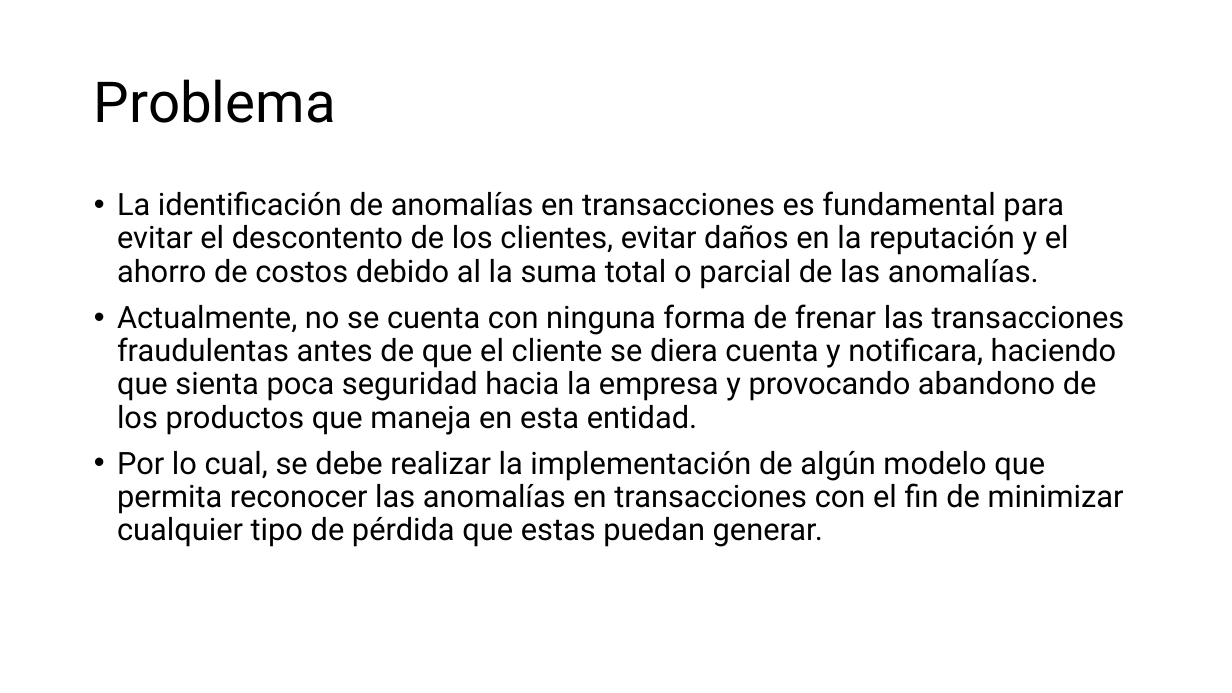
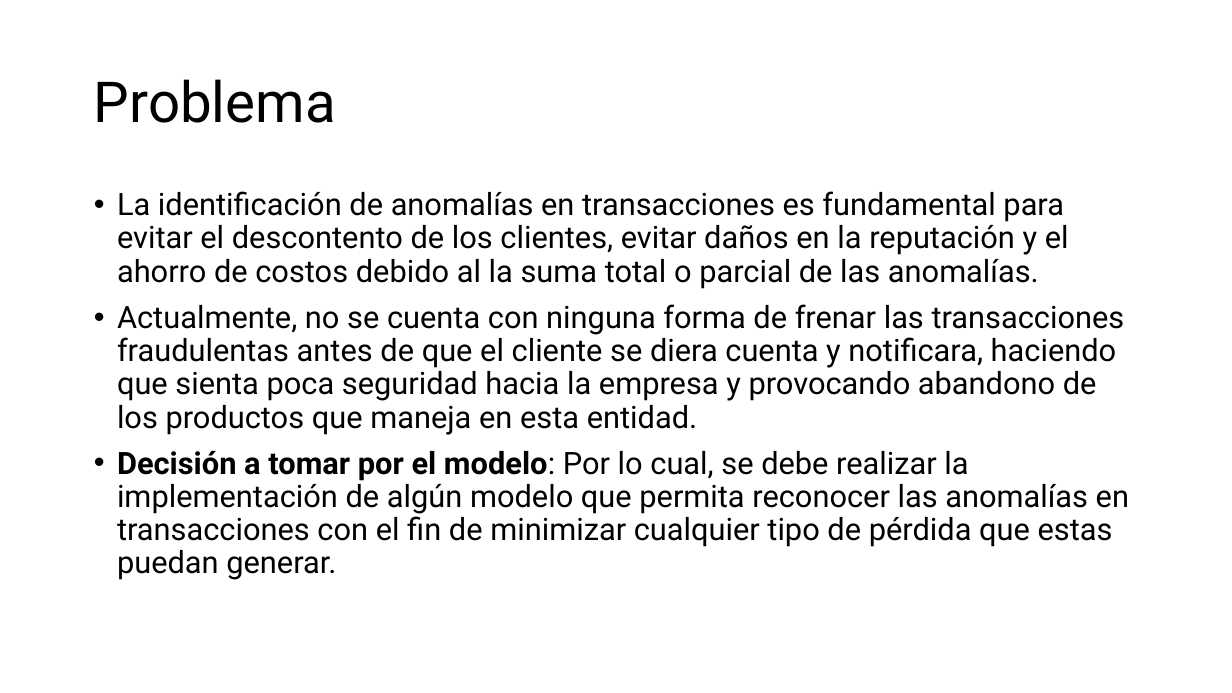
Before and after one commit to ricrod01/PROYECTO_4_DL, a slide deck: slide 2 of docs/Presentacion_Proyecto4.pptx. Drawn at 1232x693 pixels with LibreOffice and Linux fonts; fonts in the diff are those of the drawing. Boxes give left, top, right and bottom in pixels: in the first picture for what was removed or moved away, otherwise in the second. Text is boxed around its words. In the diff, an @@ line names an element or a change of style, - is before the commit and + after.

Commit message:
Supuestos de modelos y entorno agregados

```diff
--- a/docs/Presentacion_Proyecto4.pptx
+++ b/docs/Presentacion_Proyecto4.pptx
@@ text at (117, 451, 1129, 580): text changed @@
-• Por lo cual, se debe realizar la implementación de algún modelo que permita reconocer las anomalías en transacciones con el fin de minimizar cualquier tipo de pérdida que estas puedan generar.
+• Decisión a tomar por el modelo: Por lo cual, se debe realizar la implementación de algún modelo que permita reconocer las anomalías en transacciones con el fin de minimizar cualquier tipo de pérdida que estas puedan generar.
```
Also in this commit, not shown: 2 slides added, 1 slide removed.
